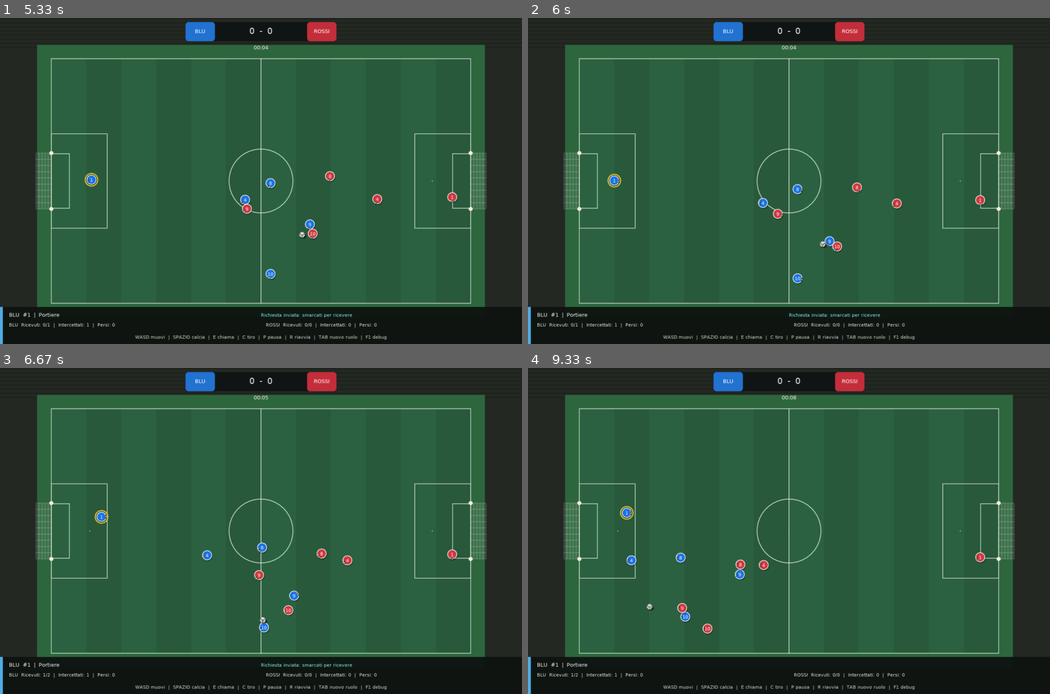
Above: before the commit, frames 1-4 (two rows, left to right).
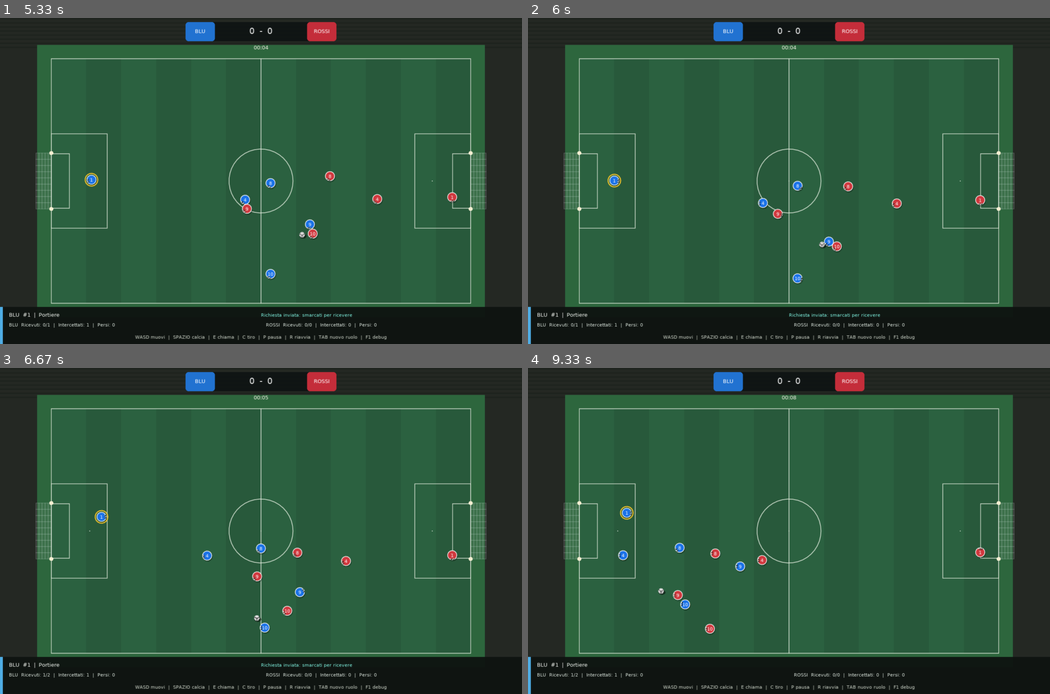
Above: after the commit, the same moments.

Repository: Askeladd22/FoosballPhysicsLab
Game: LÖVE game, started from main.lua
The game is run twice, just before and just after one commit, with the same random seed, the same clock (stepped at 60 frames per second) and the same inputs.
Inputs:
- Up to frame 1 (5.33 s): tap 1 at 0.33 s; tap E at 0.67, 3.82, 5.28 s; hold Right 1-1.47 s; hold Up 1.5-1.8 s; hold Right 1.83-2.3 s; tap J at 1.9, 2.2, 2.4, 2.7, 2.97, 3.3, 3.6, 3.73, 4.13, 4.43, 4.8, 5.2 s; tap K at 1.98, 3.38, 4.88 s; hold Left 2.33-2.87 s; hold Down 2.9-3.2 s; hold Left 3.23-3.63 s; hold Up 3.67-4.03 s; hold Right 4.07-4.7 s; hold Down 4.73-5.1 s; hold Left from 5.13 s (still down)
- Up to frame 2 (6 s): tap J at 5.5, 5.7 s; release Left at 5.6 s; hold Right from 5.63 s (still down)
- Up to frame 3 (6.67 s): tap J at 6, 6.2, 6.53 s; release Right at 6.1 s; hold Up 6.13-6.43 s; tap K at 6.28 s; hold Right from 6.47 s (still down); tap E at 6.62 s
- Up to frame 4 (9.33 s): tap J at 6.83, 7.03, 7.33, 7.6, 7.93, 8.23, 8.37, 8.77, 9.07 s; release Right at 6.93 s; hold Left 6.97-7.5 s; hold Down 7.53-7.83 s; tap K at 7.68, 8.85 s; hold Left 7.87-8.27 s; tap E at 8.02 s; hold Up 8.3-8.67 s; hold Right from 8.7 s (still down)

Frame 1 is identical in both runs. In frame 2, 0.2% of the frame differs, in the area x 44-70%, y 49-81%; in frame 3, 0.5%; in frame 4, 0.8%, in the area x 17-88%, y 53-82%.

Commit message:
Coordinate team support and defensive cover
Add shared team support targets that space AI outlets, reserve the receiver's path, and assign replacement cover when a defender presses. Document the limited FM24 analysis and include targeted tests in CI.

Diff:
--- /dev/null
+++ b/docs/fm24-local-evidence.json
@@ -0,0 +1,193 @@
+{
+  "scope": "Static configuration inspection only; binary JSB labels are not a decoded schema or runtime proof",
+  "executable": {
+    "path": "S:/Epic Games/FootballManager24/fm.exe",
+    "format": "PE x86_64",
+    "bytes": 489128448,
+    "sha256": "33e8a2e48c4986f2a15e11c4c93aca1199029d66b19bd765403eb22dea265378"
+  },
+  "files": [
+    {
+      "path": "S:\\Epic Games\\FootballManager24\\data\\simatch\\systems.cfg",
+      "bytes": 308,
+      "sha256": "bc82827de4b5d4c955a941ea7ccc8116fd24b72e7bb3926072c365626c510997",
+      "xml_root": "systems",
+      "declared_systems": [
+        "MATCH_COMPETITION_SYSTEM",
+        "MATCH_CAMERA_SYSTEM",
+        "MATCH_SOUND_SYSTEM",
+        "MATCH_TEAM_KIT_SYSTEM",
+        "MATCH_APPEARANCE_SYSTEM",
+        "MATCH_PRESSING_FACTORY",
+        "MATCH_STATS_EXTRACTOR"
+      ]
+    },
+    {
+      "path": "S:\\Epic Games\\FootballManager24\\data\\simatch\\physics\\config.xml",
+      "bytes": 218,
+      "sha256": "94065197690f526eaaf0ebe1d9afc6b018f48a8f214c87efc4edea7f4ba60147",
+      "xml_root": "record"
+    },
+    {
+      "path": "S:\\Epic Games\\FootballManager24\\data\\simatch\\physics\\physical_constraints.jsb",
+      "bytes": 5658,
+      "sha256": "6753a66fe3e391a8898d6967980403fd91cff4ac50c90babf29795c19aa3594b",
+      "selected_ascii_labels": [
+        {
+          "offset": 22,
+          "text": "acceleration_scaler"
+        },
+        {
+          "offset": 2088,
+          "text": "theoretical_max_acceleration"
+        },
+        {
+          "offset": 2156,
+          "text": "theoretical_max_diving_acceleration"
+        },
+        {
+          "offset": 2423,
+          "text": "theoretical_max_turning_rate"
+        },
+        {
+          "offset": 2457,
+          "text": "theoretical_min_acceleration"
+        },
+        {
+          "offset": 2525,
+          "text": "theoretical_min_diving_acceleration"
+        },
+        {
+          "offset": 2845,
+          "text": "acceleration_scaler"
+        },
+        {
+          "offset": 4907,
+          "text": "theoretical_max_acceleration"
+        },
+        {
+          "offset": 4975,
+          "text": "theoretical_max_diving_acceleration"
+        },
+        {
+          "offset": 5242,
+          "text": "theoretical_max_turning_rate"
+        },
+        {
+          "offset": 5276,
+          "text": "theoretical_min_acceleration"
+        },
+        {
+          "offset": 5344,
+          "text": "theoretical_min_diving_acceleration"
+        }
+      ]
+    },
+    {
+      "path": "S:\\Epic Games\\FootballManager24\\data\\simatch\\expected_goals\\models\\config.xml",
+      "bytes": 130,
+      "sha256": "99a9c18b2e28c649072c13bb0d5306dc950cc85a0f6352c341de63bc26c735a2",
+      "xml_root": "record"
+    },
+    {
+      "path": "S:\\Epic Games\\FootballManager24\\data\\simatch\\expected_goals\\models\\configs\\coefficient_output_regular.jsb",
+      "bytes": 379,
+      "sha256": "9cb35c402bc839e985d9696b7adaeb5cb275249a286298cc38ea5ef59ba6a194",
+      "selected_ascii_labels": [
+        {
+          "offset": 16,
+          "text": "fraction_of_goal_visible"
+        },
+        {
+          "offset": 42,
+          "text": "normalised_distance_to_closest_occluding_player"
+        },
+        {
+          "offset": 91,
+          "text": "normalised_distance_to_goal"
+        },
+        {
+          "offset": 162,
+          "text": "transformed_angle_from_player_facing_to_centre_of_goal"
+        },
+        {
+          "offset": 218,
+          "text": "transformed_angle_from_shot_location_to_centre_of_goal"
+        }
+      ]
+    },
+    {
+      "path": "S:\\Epic Games\\FootballManager24\\data\\simatch\\tactics\\styles.xml",
+      "bytes": 40232,
+      "sha256": "d47730fbb1fcaef3ad4f19506ca6c93010974e92acd3da2fad28d1ddfab9be51",
+      "xml_root": "record",
+      "styles": [
+        "CONTROL_POSSESSION",
+        "GEGENPRESS",
+        "TIKI_TAKA",
+        "VERTICAL_TIKI_TAKA",
+        "WING_PLAY",
+        "ROUTE_ONE",
+        "FLUID_COUNTER_ATTACK",
+        "DIRECT_COUNTER_ATTACK",
+        "CATENACCIO",
+        "PARK_THE_BUS"
+      ]
+    },
+    {
+      "path": "S:\\Epic Games\\FootballManager24\\data\\simatch\\weights.jsb",
+      "bytes": 19041,
+      "sha256": "0528f41a6ba83f369eceba80fa33c0a4a96c1e0781da07a19dd76caa9f6e10b7",
+      "selected_ascii_labels": [
+        {
+          "offset": 121,
+          "text": "TEAM_PICKING_STYLE::TPS_FIRST_TEAM_PICKING"
+        },
+        {
+          "offset": 1678,
+          "text": "TEAM_PICKING_STYLE::TPS_SEMI_RESERVE_PICKING"
+        },
+        {
+          "offset": 3237,
+          "text": "TEAM_PICKING_STYLE::TPS_SLIGHTLY_RESERVE_PICKING"
+        },
+        {
+          "offset": 4800,
+          "text": "TEAM_PICKING_STYLE::TPS_TOTAL_RESERVE_PICKING"
+        },
+        {
+          "offset": 6466,
+          "text": "TEAM_PICKING_STYLE::TPS_FIRST_TEAM_PICKING"
+        },
+        {
+          "offset": 8023,
+          "text": "TEAM_PICKING_STYLE::TPS_SEMI_RESERVE_PICKING"
+        },
+        {
+          "offset": 9582,
+          "text": "TEAM_PICKING_STYLE::TPS_SLIGHTLY_RESERVE_PICKING"
+        },
+        {
+          "offset": 11145,
+          "text": "TEAM_PICKING_STYLE::TPS_TOTAL_RESERVE_PICKING"
+        },
+        {
+          "offset": 12807,
+          "text": "TEAM_PICKING_STYLE::TPS_FIRST_TEAM_PICKING"
+        },
+        {
+          "offset": 14364,
+          "text": "TEAM_PICKING_STYLE::TPS_SEMI_RESERVE_PICKING"
+        },
+        {
+          "offset": 15923,
+          "text": "TEAM_PICKING_STYLE::TPS_SLIGHTLY_RESERVE_PICKING"
+        },
+        {
+          "offset": 17486,
+          "text": "TEAM_PICKING_STYLE::TPS_TOTAL_RESERVE_PICKING"
+        }
+      ]
+    }
+  ]
+}
--- a/src/ai.lua
+++ b/src/ai.lua
@@ -162,6 +162,12 @@
     if s.phase~="play" then return end
     local b,f=s.ball,s.field
     local chosen=pressers(s)
+    local teamTargets={Tactics.teamTargets(s,1),Tactics.teamTargets(s,2)}
+    local function support(p)
+        local target=teamTargets[p.team][p]
+        if target then return target.x,target.y end
+        return Tactics.supportPoint(s,p)
+    end
     for _,p in ipairs(s.players) do
         if p~=s.controlled then
             local pass=s.activePass
@@ -171,12 +177,12 @@
                     toward(s,p,x,y)
                     p.decision="receive"
                 else
-                    local x,y=Tactics.supportPoint(s,p)
+                    local x,y=support(p)
                     toward(s,p,x,y)
                     p.decision="support"
                 end
             elseif p==s.setPieceTaker and s.setPieceProtect>0 then
-                local x,y=Tactics.supportPoint(s,p)
+                local x,y=support(p)
                 toward(s,p,x,y)
                 p.decision="recover"
             elseif p==chosen[p.team] then
@@ -191,7 +197,7 @@
                 if d<=p.r+b.r+0.95 and face>0.59 and p.cooldown<=0
                     and (not plan or Passing.canLaunch(s,p,plan)) then
                     if s.kick(p,tx,ty,power,action,plan) then
-                        local x,y=Tactics.supportPoint(s,p)
+                        local x,y=support(p)
                         toward(s,p,x,y)
                         p.decision=action
                         if action=="pass" then
@@ -208,7 +214,7 @@
                     p.decision="approach_"..action
                 end
             else
-                local x,y=Tactics.supportPoint(s,p)
+                local x,y=support(p)
                 toward(s,p,x,y)
                 p.decision=p.role=="GK" and "goalkeeper" or
                     (s.lastTouch==p.team and "support" or "cover")
--- a/src/tactics.lua
+++ b/src/tactics.lua
@@ -85,4 +85,67 @@
     end
     return x,y,phase
 end
+-- Coordinate a team's off-ball destinations once per AI decision. These are
+-- steering targets, never player teleports or an assignment for the human.
+function Tactics.teamTargets(s,team)
+    local targets,reserved,candidates={},{},{}
+    local human=s.controlled
+    if human.team==team then reserved[#reserved+1]={human.x,human.y} end
+    local pass=s.activePass
+    local receiver=pass and pass.team==team and pass.receiver
+    if receiver then
+        reserved[#reserved+1]={receiver.x,receiver.y}
+        reserved[#reserved+1]={pass.targetX,pass.targetY}
+    end
+    -- While receiving, the original presser also returns to team support.
+    local presser=not receiver and s.pressers[team] or nil
+    for _,p in ipairs(s.players) do
+        if p.team==team and p~=human and p~=receiver and p~=presser then
+            candidates[#candidates+1]=p
+        end
+    end
+    local guard
+    for _,p in ipairs(candidates) do
+        if p.role~="GK" and (not guard or
+            (team==1 and p.x<guard.x) or (team==2 and p.x>guard.x)) then
+            guard=p
+        end
+    end
+    -- Reserve the covering player first, then assign distinct nearby outlets.
+    table.sort(candidates,function(a,b)
+        if a==guard then return b~=guard end
+        if b==guard then return false end
+        return a.number<b.number
+    end)
+    for _,p in ipairs(candidates) do
+        local x,y=Tactics.supportPoint(s,p)
+        local cover=p==guard
+        if cover then
+            if team==1 then x=min(x,clamp(s.ball.x-16,4,s.field.w-4))
+            else x=max(x,clamp(s.ball.x+16,4,s.field.w-4)) end
+        end
+        if p.role~="GK" then
+            local bestX,bestY,bestScore=x,y,-math.huge
+            for ix=-2,2 do
+                for iy=-3,3 do
+                    local tx=clamp(x+ix*8,4,s.field.w-4)
+                    local ty=clamp(y+iy*8,7,s.field.h-7)
+                    if cover then
+                        if team==1 then tx=min(tx,x) else tx=max(tx,x) end
+                    end
+                    local gap=math.huge
+                    for _,point in ipairs(reserved) do
+                        gap=min(gap,distance(tx,ty,point[1],point[2]))
+                    end
+                    local score=-distance(tx,ty,x,y)-max(0,8-gap)*100
+                    if score>bestScore then bestX,bestY,bestScore=tx,ty,score end
+                end
+            end
+            x,y=bestX,bestY
+        end
+        targets[p]={x=x,y=y,cover=cover}
+        reserved[#reserved+1]={x,y}
+    end
+    return targets
+end
 return Tactics
--- /dev/null
+++ b/tests/test_team_shape.lua
@@ -0,0 +1,50 @@
+package.path="./?.lua;./?/init.lua;"..package.path
+local Sim=require("src.sim")
+local Tactics=require("src.tactics")
+local AI=require("src.ai")
+local function d(a,b) return math.sqrt((a.x-b.x)^2+(a.y-b.y)^2) end
+for _,team in ipairs({1,2}) do
+    for _,ballY in ipairs({2,35,68}) do
+        local s=Sim.new("GK")
+        s.phase="play"; s.setPiece=nil; s.lastTouch=team
+        s.ball.x,s.ball.y=60,ballY
+        local defender=s.players[team==1 and 2 or 7]
+        s.pressers[team]=defender -- defender vacates the back line to press
+        local targets=Tactics.teamTargets(s,team)
+        local guard=false
+        assert(not targets[s.controlled],"human received an AI target")
+        assert(not targets[defender],"presser was reassigned to support")
+        for p,target in pairs(targets) do
+            assert(target.x>=4 and target.x<=116 and target.y>=7 and target.y<=63)
+            if target.cover then
+                guard=true
+                assert((team==1 and target.x<=44) or (team==2 and target.x>=76),
+                    "no covering player behind the press")
+            end
+            for other,t in pairs(targets) do
+                if other~=p and p.role~="GK" and other.role~="GK" then
+                    assert(d(target,t)>=7.99,"AI outlets overlap near touchline")
+                end
+            end
+            local again=Tactics.teamTargets(s,team)[p]
+            assert(again.x==target.x and again.y==target.y,"non-deterministic assignment")
+        end
+        assert(guard,"missing replacement cover")
+    end
+end
+local s=Sim.new("GK")
+s.phase="play"; s.setPiece=nil; s.lastTouch=1
+local receiver=s.players[3]
+s.activePass={team=1,receiver=receiver,targetX=53,targetY=20,expires=2}
+local targets=Tactics.teamTargets(s,1)
+assert(not targets[receiver],"receiving player assigned a support outlet")
+for p,t in pairs(targets) do
+    if p.role~="GK" then
+        assert(d(t,{x=53,y=20})>=7.99,"teammate occupies reception point")
+    end
+end
+s.controlled.moveX,s.controlled.moveY=0.3,-0.2
+AI.update(s)
+assert(receiver.decision=="receive","receiving intent lost")
+assert(s.controlled.moveX==0.3 and s.controlled.moveY==-0.2,"human input overwritten")
+print("PASS: shared outlets, replacement cover, touchline spacing, receiver priority, human control")
Not shown, changed: .paul/ROADMAP.md
Not shown, changed: .paul/STATE.md
Not shown, added: .paul/phases/06-team-shape/06-01-PLAN.md
Not shown, added: .paul/phases/06-team-shape/06-01-SUMMARY.md
Not shown, changed: PLANNING.md
Not shown, added: docs/FM24-Match-Engine-Review.md
